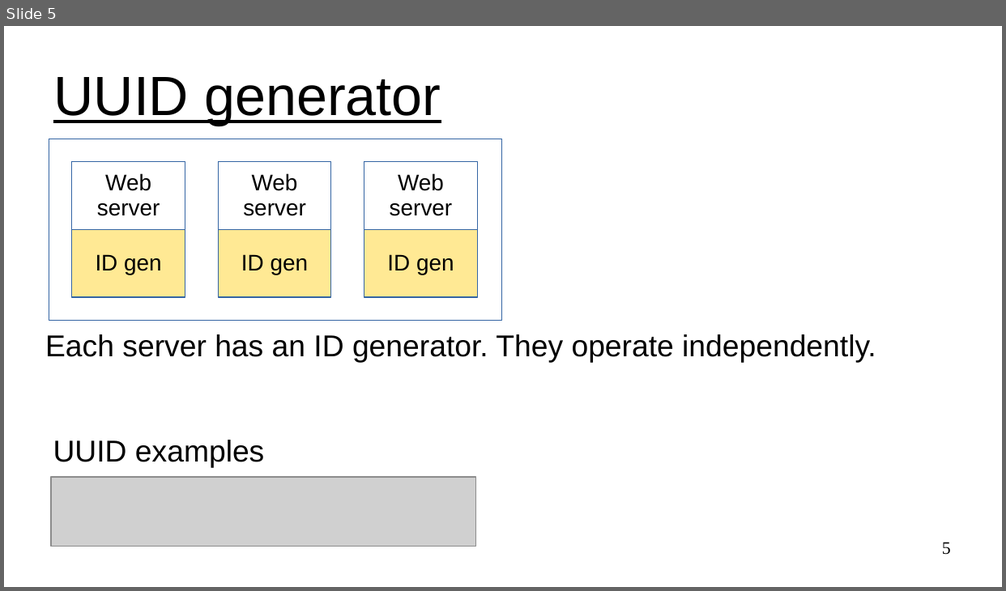
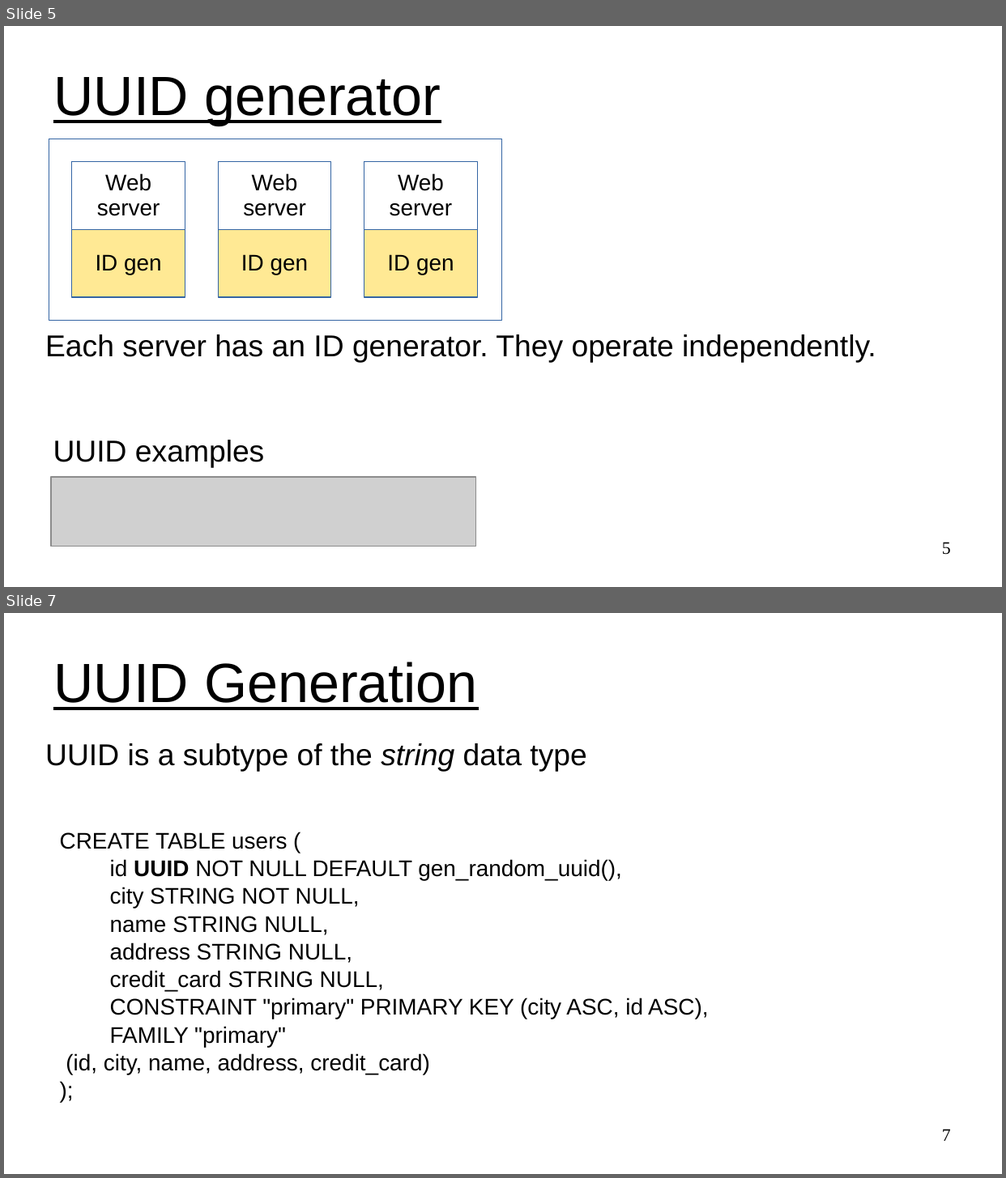
Before and after one commit to UVADS/distributed_computing, a slide deck: 03_dataframes_and_spark_sql/design_unique_id_generator.ppt. Shown one above the other, each under a label of ours: slide 5 before the commit, slides 5 and 7 after it; the slides between them are not shown. The pictures are 1006x591 and 1006x1178 pixels, drawn with LibreOffice and Linux fonts; fonts in the diff are those of the drawing; grey boxes stand for pictures. Boxes give left, top, right and bottom in pixels: in the first picture for what was removed or moved away, otherwise in the second. Text is boxed around its words. In the diff, an @@ line names an element or a change of style, - is before the commit and + after.

Commit message:
added to uuid

```diff
--- a/03_dataframes_and_spark_sql/design_unique_id_generator.ppt
+++ b/03_dataframes_and_spark_sql/design_unique_id_generator.ppt
@@ slide 7 added at [4,613,1002,1174], background #FFFFFF @@
@@ title added at [53,662,478,710], 44 pt, text #000000, underline @@
+UUID Generation
@@ text added at [45,743,586,772], 24 pt, text #000000 @@
+UUID is a subtype of the string data type
@@ text added at [60,833,708,1075], 18 pt, text #000000 @@
+CREATE TABLE users (
+id UUID NOT NULL DEFAULT gen_random_uuid(),
+city STRING NOT NULL,
+name STRING NULL,
+address STRING NULL,
+credit_card STRING NULL,
+CONSTRAINT "primary" PRIMARY KEY (city ASC, id ASC),
+FAMILY "primary"
+(id, city, name, address, credit_card)
+);
@@ page number added at [942,1129,951,1141], 14 pt, text #000000 @@
+7
```
Also in this commit, not shown: 2 slides changed, 1 other slide added, 1 other file.
